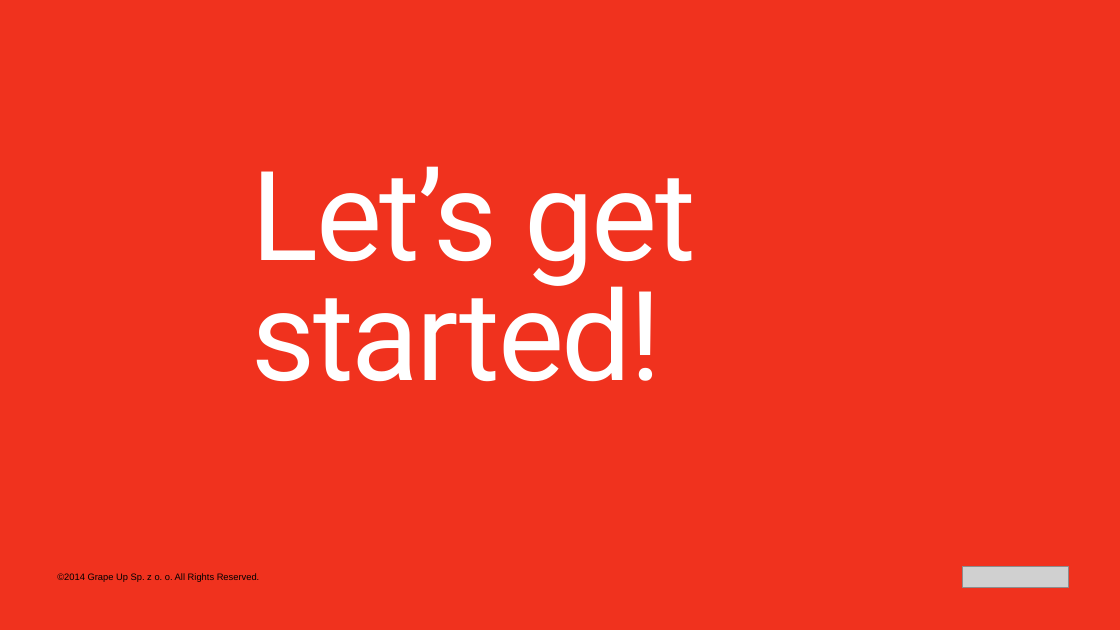
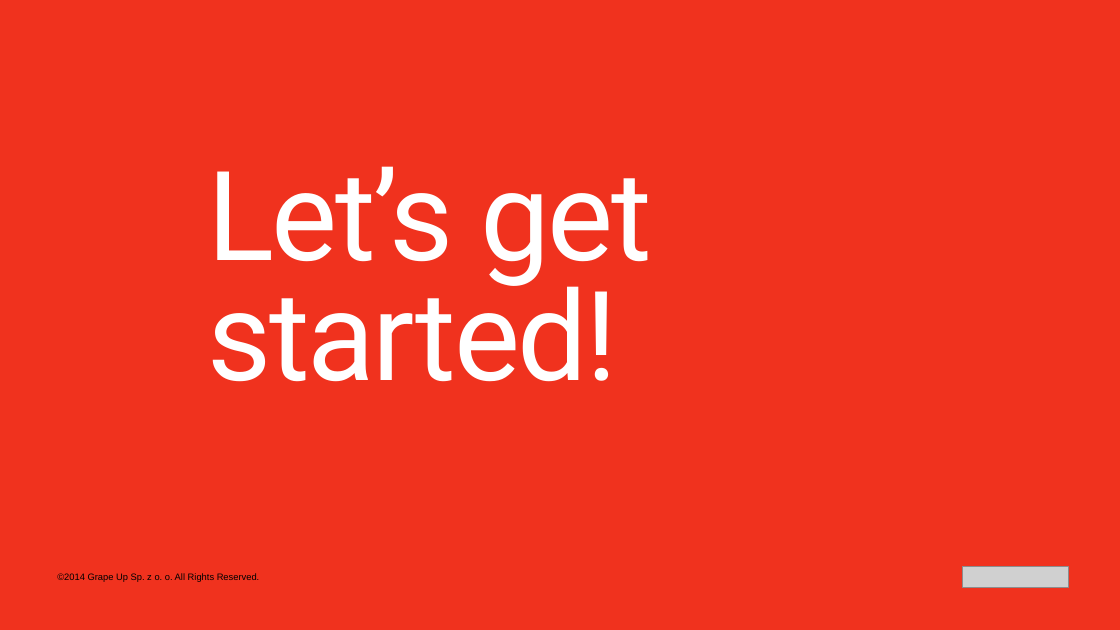
Before and after one commit to ppmazurGU/workshops_Bialystok, a slide deck: slide 10 of docs/Workshops_BS01.pptx. Drawn at 1120x630 pixels with LibreOffice and Linux fonts; fonts in the diff are those of the drawing; grey boxes stand for pictures; background and template pictures are left out. Boxes give left, top, right and bottom in pixels: in the first picture for what was removed or moved away, otherwise in the second. Text is boxed around its words. In the diff, an @@ line names an element or a change of style, - is before the commit and + after.

```diff
--- a/docs/Workshops_BS01.pptx
+++ b/docs/Workshops_BS01.pptx
@@ title "Let’s get started!": place and size @@
-title "Let’s get started!" at box(251, 166, 696, 382)
+title "Let’s get started!" at box(207, 166, 652, 382)
```
Also in this commit, not shown: 8 other slides changed, 1 other file.
